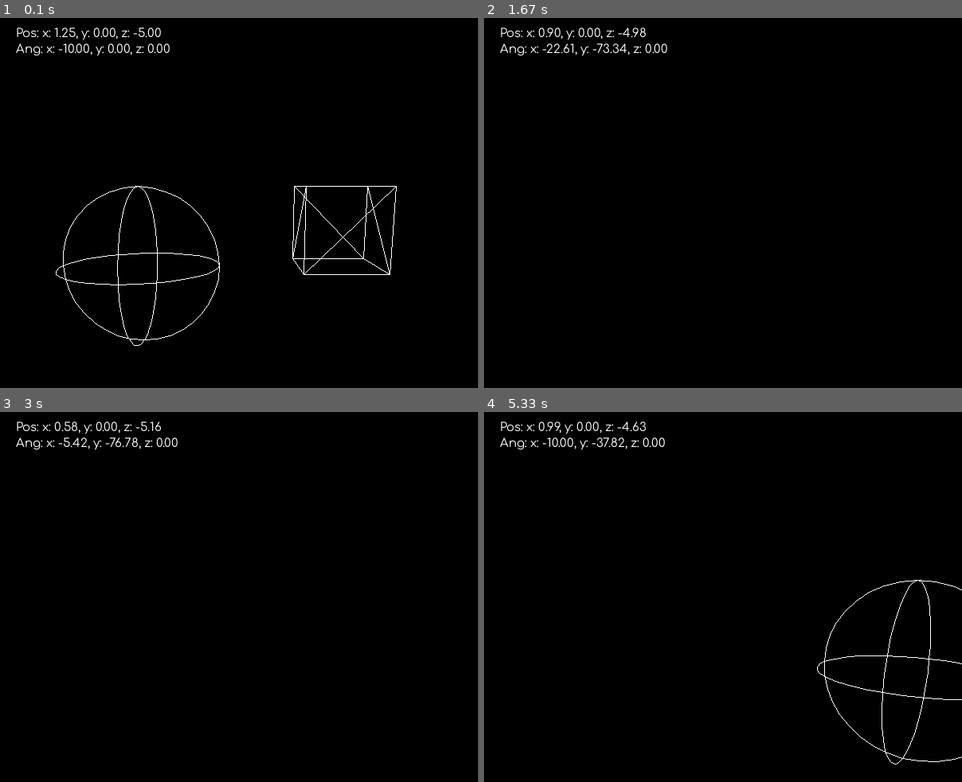
Above: before the commit, frames 1-4 (two rows, left to right).
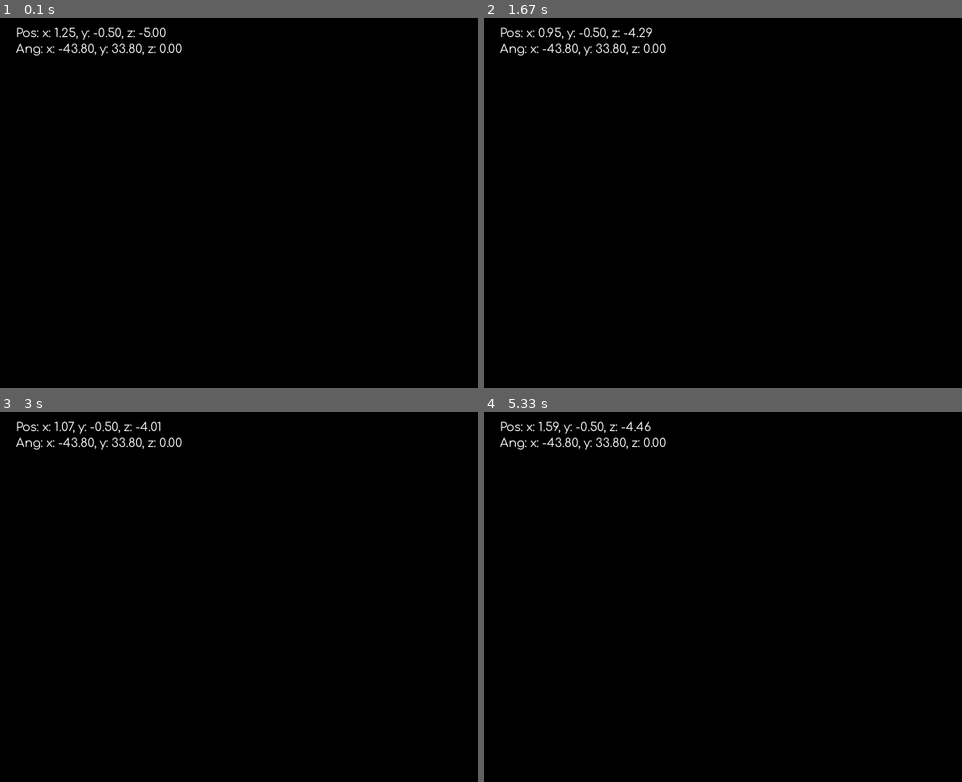
Above: after the commit, the same moments.

Repository: TreeWonTwoToFor/personal_projects
Game: pygame game, started from Python/Needs_Work/TreeOS/World/world_package/v3/main.py
Two runs of this game, one before a commit and one after it. Both use one fixed random seed, a clock stepped at 60 frames per second and the inputs below.
Inputs:
- Up to frame 1 (0.1 s): no input
- Up to frame 2 (1.67 s): hold W 0.33-0.87 s; hold Left 0.33-0.87 s; hold Left 0.9-1.43 s; hold A 0.9-1.43 s; hold Down from 1.47 s (still down); hold S from 1.47 s (still down)
- Up to frame 3 (3 s): release Down at 1.77 s; release S at 1.77 s; hold Left 1.8-2.2 s; hold A 1.8-2.2 s; hold Up 2.23-2.6 s; hold W 2.23-2.6 s; hold Right from 2.63 s (still down); hold D from 2.63 s (still down)
- Up to frame 4 (5.33 s): release Right at 3.27 s; release D at 3.27 s; hold Down 3.3-3.67 s; hold S 3.3-3.67 s; hold Left 3.7-4.17 s; hold A 3.7-4.17 s; hold Right 4.2-4.67 s; hold D 4.2-4.67 s; hold Up 4.7-5 s; hold W 4.7-5 s; hold Right from 5.03 s (still down); hold D from 5.03 s (still down)

The runs differ from the first frame. In frame 1, 1.5% of the frame differs, in the area x 11-83%, y 2-89%; in frame 2, 0.6%; in frame 3, 0.6%; in frame 4, 1.1%.

Commit message:
added mouse control

Diff:
--- a/Python/Needs_Work/TreeOS/World/world_package/v3/Draw.py
+++ b/Python/Needs_Work/TreeOS/World/world_package/v3/Draw.py
@@ -58,18 +58,29 @@
         pygame.draw.line(screen, (255, 255, 255), point_a, point_b)
 
 def draw_polygons(screen, camera, p_list, offset=(0,0,0)):
-    p_counter = 0
-    while p_counter < len(p_list)-2:
-        first = (p_list[p_counter][0]+offset[0], p_list[p_counter][1]+offset[1], p_list[p_counter][2]+offset[2])
-        second = (p_list[p_counter+1][0]+offset[0], p_list[p_counter+1][1]+offset[1], p_list[p_counter+1][2]+offset[2])
-        third = (p_list[p_counter+2][0]+offset[0], p_list[p_counter+2][1]+offset[1], p_list[p_counter+2][2]+offset[2])
+    for poly in range(len(p_list)//3):
+        first = p_list[poly*3]
+        second = p_list[poly*3+1]
+        third = p_list[poly*3+2]
         point_a = perspective_projection(screen, first, camera.point, camera.angle)
         point_b = perspective_projection(screen, second, camera.point, camera.angle)
         point_c = perspective_projection(screen, third, camera.point, camera.angle)
         pygame.draw.line(screen, (255, 255, 255), point_a, point_b)
         pygame.draw.line(screen, (255, 255, 255), point_b, point_c)
         pygame.draw.line(screen, (255, 255, 255), point_c, point_a)
-        p_counter += 1
+
+    # p_counter = 0
+    # while p_counter < len(p_list)-2:
+    #     first = (p_list[p_counter][0]+offset[0], p_list[p_counter][1]+offset[1], p_list[p_counter][2]+offset[2])
+    #     second = (p_list[p_counter+1][0]+offset[0], p_list[p_counter+1][1]+offset[1], p_list[p_counter+1][2]+offset[2])
+    #     third = (p_list[p_counter+2][0]+offset[0], p_list[p_counter+2][1]+offset[1], p_list[p_counter+2][2]+offset[2])
+    #     point_a = perspective_projection(screen, first, camera.point, camera.angle)
+    #     point_b = perspective_projection(screen, second, camera.point, camera.angle)
+    #     point_c = perspective_projection(screen, third, camera.point, camera.angle)
+    #     pygame.draw.line(screen, (255, 255, 255), point_a, point_b)
+    #     pygame.draw.line(screen, (255, 255, 255), point_b, point_c)
+    #     pygame.draw.line(screen, (255, 255, 255), point_c, point_a)
+    #     p_counter += 1
 
 # Specific implementations for other shapes.
 
@@ -101,7 +112,7 @@
 
 def draw_frame(screen, camera, point_list, debug):
     screen.fill((0,0,0))
-    draw_sphere(screen, camera)
+    #draw_sphere(screen, camera)
     draw_polygons(screen, camera, point_list, (2,0,-0.5)) # in this case, it draws a cube
     camera.fix_angles() # keeps the camera's angles in realistic boundaries.
     if debug: camera.show_pos(screen)
--- a/Python/Needs_Work/TreeOS/World/world_package/v3/PlayerMovement.py
+++ b/Python/Needs_Work/TreeOS/World/world_package/v3/PlayerMovement.py
@@ -6,37 +6,58 @@
 w_held, a_held, s_held, d_held = False, False, False, False
 left_held, right_held, up_held, down_held = False, False, False, False
 
-def player_movement(event):
+def player_movement(event, using_mouse):
     global w_held, a_held, s_held, d_held, left_held, right_held, up_held, down_held
-    if event.type == pygame.KEYDOWN:
-        match event.key:
-            case pygame.K_w: w_held = True
-            case pygame.K_s: s_held = True
-            case pygame.K_a: a_held = True
-            case pygame.K_d: d_held = True
-            case pygame.K_LEFT: left_held = True
-            case pygame.K_RIGHT: right_held = True
-            case pygame.K_UP: up_held = True
-            case pygame.K_DOWN: down_held = True
-            case pygame.K_ESCAPE: return True
-    if event.type == pygame.KEYUP:
-        match event.key:
-            case pygame.K_w: w_held = False
-            case pygame.K_s: s_held = False
-            case pygame.K_a: a_held = False
-            case pygame.K_d: d_held = False
-            case pygame.K_LEFT: left_held = False
-            case pygame.K_RIGHT: right_held = False
-            case pygame.K_UP: up_held = False
-            case pygame.K_DOWN: down_held = False
+    if not using_mouse:
+        if event.type == pygame.KEYDOWN:
+            match event.key:
+                case pygame.K_w: w_held = True
+                case pygame.K_s: s_held = True
+                case pygame.K_a: a_held = True
+                case pygame.K_d: d_held = True
+                case pygame.K_LEFT: left_held = True
+                case pygame.K_RIGHT: right_held = True
+                case pygame.K_UP: up_held = True
+                case pygame.K_DOWN: down_held = True
+                case pygame.K_ESCAPE: return True
+        if event.type == pygame.KEYUP:
+            match event.key:
+                case pygame.K_w: w_held = False
+                case pygame.K_s: s_held = False
+                case pygame.K_a: a_held = False
+                case pygame.K_d: d_held = False
+                case pygame.K_LEFT: left_held = False
+                case pygame.K_RIGHT: right_held = False
+                case pygame.K_UP: up_held = False
+                case pygame.K_DOWN: down_held = False
+    else:
+        if event.type == pygame.KEYDOWN:
+            match event.key:
+                case pygame.K_w: w_held = True
+                case pygame.K_s: s_held = True
+                case pygame.K_a: a_held = True
+                case pygame.K_d: d_held = True
+                case pygame.K_ESCAPE: return True
+        if event.type == pygame.KEYUP:
+            match event.key:
+                case pygame.K_w: w_held = False
+                case pygame.K_s: s_held = False
+                case pygame.K_a: a_held = False
+                case pygame.K_d: d_held = False
     return False
 
-def player_movement_update(camera):
+def player_movement_update(camera, using_mouse, mouse_sensitivity):
     if w_held: camera.move(0)
     if s_held: camera.move(math.pi)
     if a_held: camera.move(math.pi/2)
     if d_held: camera.move(-math.pi/2)
-    if up_held: camera.angle.x += 0.02
-    if down_held: camera.angle.x -= 0.02
-    if left_held: camera.angle.y -= 0.02
-    if right_held: camera.angle.y += 0.02
+    if not using_mouse:
+        if up_held: camera.angle.x += 0.02
+        if down_held: camera.angle.x -= 0.02
+        if left_held: camera.angle.y -= 0.02
+        if right_held: camera.angle.y += 0.02
+    else:
+        mouse_x, mouse_y = pygame.mouse.get_rel()
+        camera.angle.x -= mouse_sensitivity*(mouse_y/500)
+        camera.angle.y += mouse_sensitivity*(mouse_x/500)
+        pygame.mouse.set_pos((300, 300))
--- a/Python/Needs_Work/TreeOS/World/world_package/v3/To_Do.txt
+++ b/Python/Needs_Work/TreeOS/World/world_package/v3/To_Do.txt
@@ -1,6 +1,6 @@
 Listed in no particular order
 
-1. Mouse movement for camera control
+1. Mouse movement for camera control ✔
 2. system for creating models
 3. Textures
 4. optimizations
--- a/Python/Needs_Work/TreeOS/World/world_package/v3/main.py
+++ b/Python/Needs_Work/TreeOS/World/world_package/v3/main.py
@@ -6,53 +6,58 @@
 import Draw
 import PlayerMovement
 
+FPS = 60
+resolution = (600,600)
 debug = True
-FPS = 60
-resolution = (600, 600)
+mouse_control = True
+mouse_sensitivity = 1
 
 screen = pygame.display.set_mode(resolution)
 clock = pygame.time.Clock()
 
-cube_lines = [
-    ((0,0,0), (1,0,0)),
-    ((1,0,0), (1,0,1)),
-    ((1,0,1), (0,0,1)),
-    ((0,0,1), (0,0,0)),
-    ((0,1,0), (1,1,0)),
-    ((1,1,0), (1,1,1)),
-    ((1,1,1), (0,1,1)),
-    ((0,1,1), (0,1,0)),
-    ((0,0,0), (0,1,0)),
-    ((1,0,0), (1,1,0)),
-    ((0,0,1), (0,1,1)),
-    ((1,0,1), (1,1,1))
-]
+if mouse_control:
+    pygame.mouse.set_visible(False)
+
+# cube_points = [
+#     (0,0,0),
+#     (0,1,0),
+#     (1,0,0),
+#     (1,1,0),
+#     (1,0,1),
+#     (1,1,1),
+#     (0,0,1),
+#     (0,1,1),
+#     (0,0,0),
+#     (0,1,0)
+# ]
 
 cube_points = [
-    (0,0,0),
-    (0,1,0),
-    (1,0,0),
-    (1,1,0),
-    (1,0,1),
-    (1,1,1),
-    (0,0,1),
-    (0,1,1),
-    (0,0,0),
-    (0,1,0)
+    (0,1,0), (1,1,0), (1,1,1),
+    (0,1,0), (0,1,1), (1,1,1),
+    (0,1,0), (0,1,1), (0,0,1),
+    (0,0,0), (0,1,0), (0,0,1),
+    (0,1,0), (1,1,0), (0,0,0),
+    (1,0,0), (1,1,0), (0,0,0),
+    (1,0,0), (1,1,0), (1,1,1),
+    (1,0,0), (1,0,1), (1,1,1),
+    (0,1,1), (1,0,1), (1,1,1),
+    (0,1,1), (0,0,1), (1,0,1),
+    (0,0,1), (1,0,0), (1,0,1),
+    (1,0,0), (0,0,1), (0,0,0)
 ]
 
 # pos + angle is simply to highlight the current drawing setup.
-game_camera = Camera.Camera((1.25,0,-5), (Camera.degrees_to_radians(-10), 0, 0))
+game_camera = Camera.Camera((1.25,-0.5,-5), (Camera.degrees_to_radians(-10), 0, 0))
 
 running = True
 while running:
     Draw.draw_frame(screen, game_camera, cube_points, debug)
     for event in pygame.event.get():
-        if event.type == pygame.QUIT or PlayerMovement.player_movement(event):
+        if event.type == pygame.QUIT or PlayerMovement.player_movement(event, mouse_control):
             # this is a little unintuitive, but since PlayerMovment
             #   handles the escape key, it returns True when ESC
             #   is pressed. It updates the keyboard when called.
             running = False
     # the player movement needs to be checked every frame, and not just when a key changes.
-    PlayerMovement.player_movement_update(game_camera)
+    PlayerMovement.player_movement_update(game_camera, mouse_control, mouse_sensitivity)
     clock.tick(FPS)
